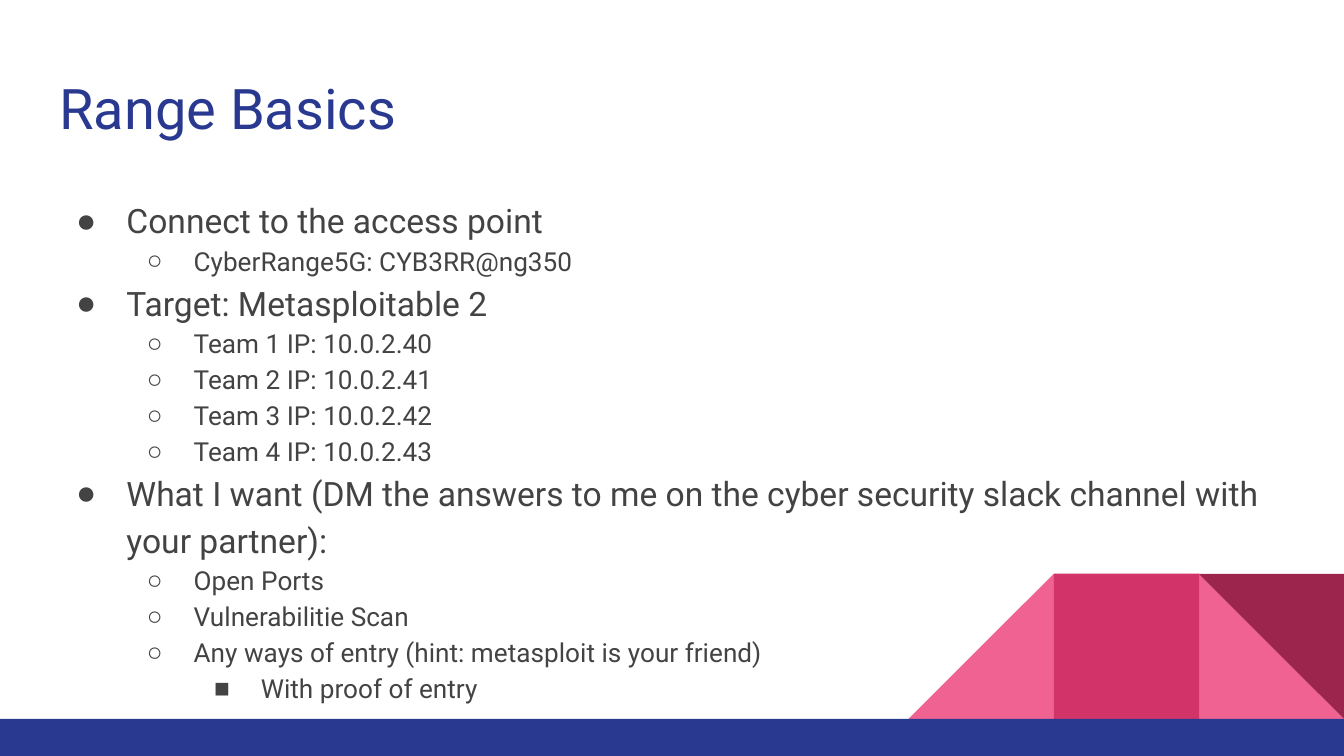
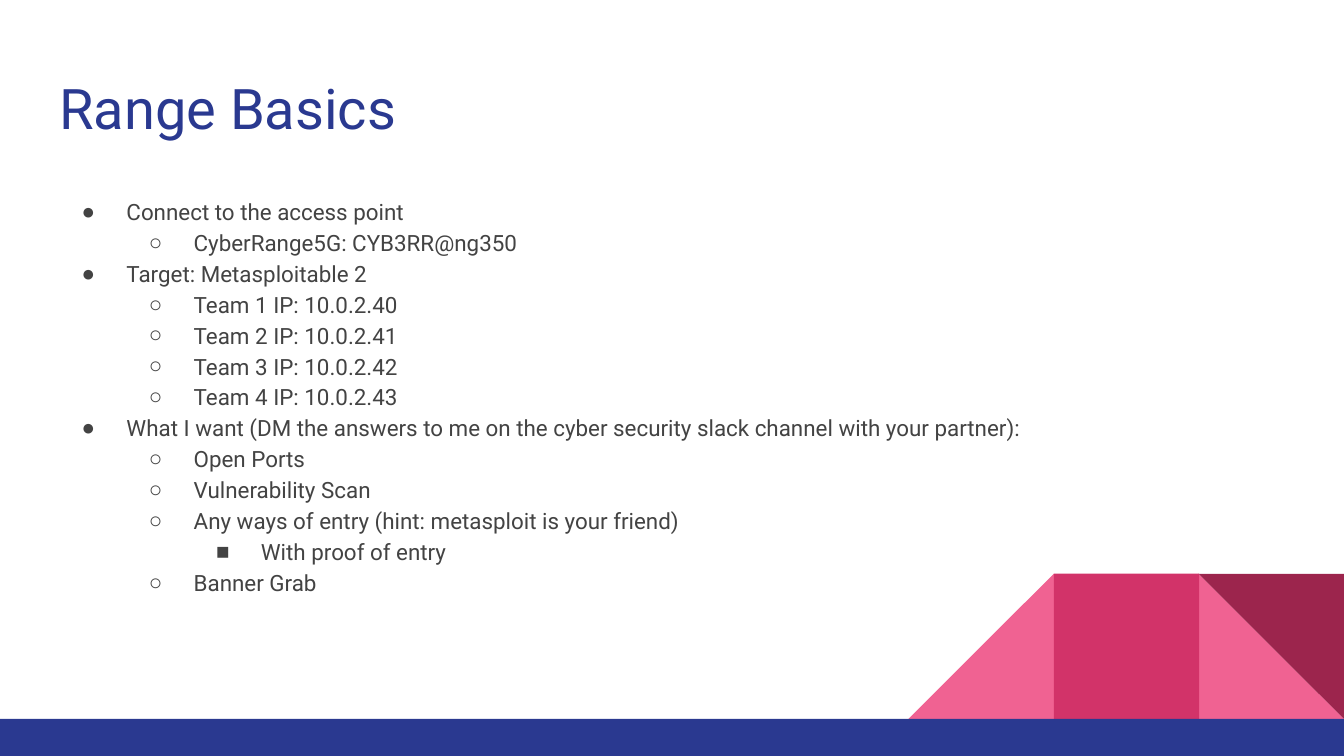
Before and after one commit to pmccabe5/cofc-security-club, a slide deck: slide 15 of Presentations/Lockpicking.pptx. Drawn at 1344x756 pixels with LibreOffice and Linux fonts; fonts in the diff are those of the drawing. Boxes give left, top, right and bottom in pixels: in the first picture for what was removed or moved away, otherwise in the second. Text is boxed around its words. In the diff, an @@ line names an element or a change of style, - is before the commit and + after.

```diff
--- a/Presentations/Lockpicking.pptx
+++ b/Presentations/Lockpicking.pptx
@@ text at [126, 203, 1020, 565]: size 18 to 12 pt in "Connect to the access point", "Target: Metasploitable 2", "What I want (DM the answers to ..."; size 14 to 12 pt in "CyberRange5G: CYB3RR@ng350", "Team 1 IP: 10.0.2.40", "Team 2 IP: 10.0.2.41", "Team 3 IP: 10.0.2.42" and 4 more places; indent changed @@
@@ text at [194, 481, 370, 503]: text changed; size 14 to 12 pt @@
-  ○ Vulnerabilitie Scan
+  ○ Vulnerability Scan
@@ text at [194, 574, 316, 591]: paragraph added @@
+  ○ Banner Grab
```
